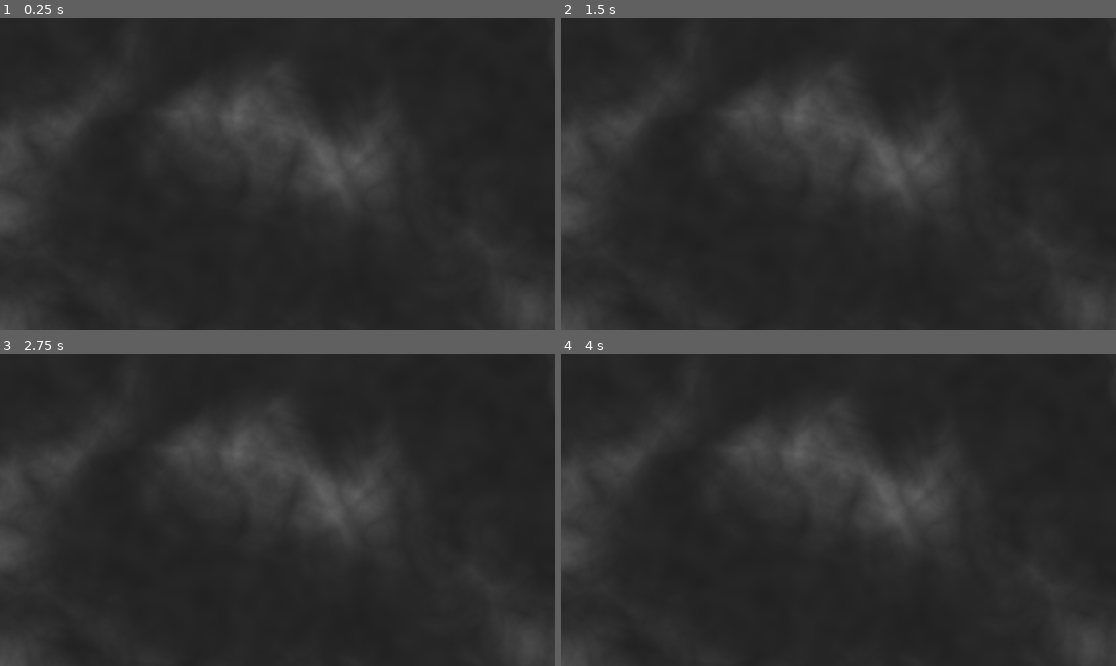
Above: before the commit, frames 1-4 (two rows, left to right).
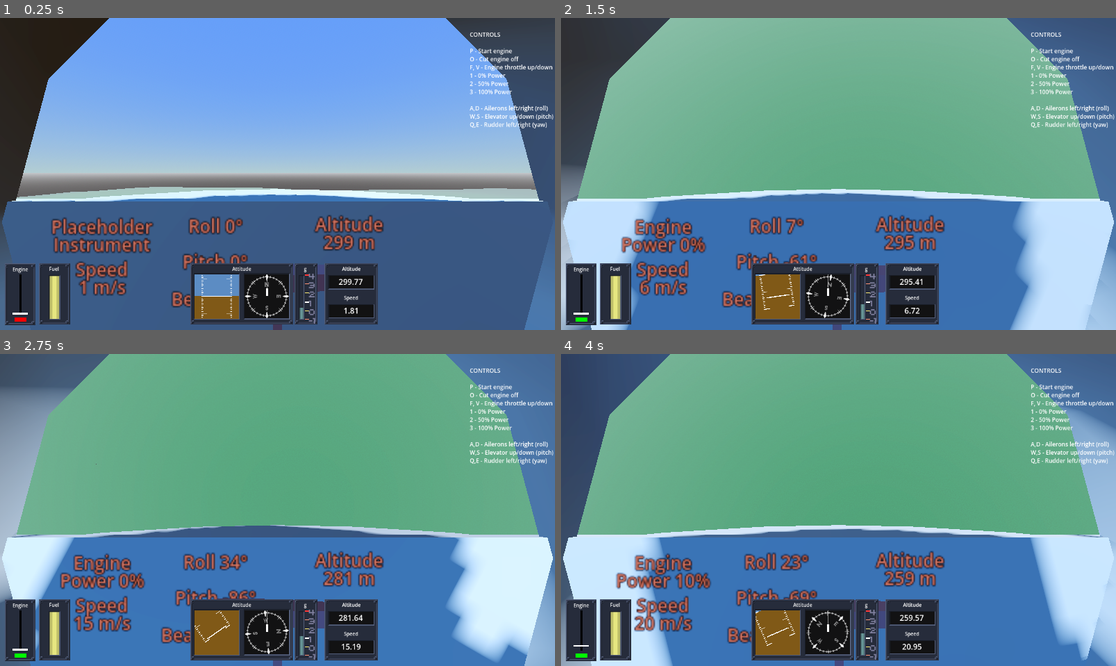
Above: after the commit, the same moments.

Repository: 100-Devs-1-Game/UndeadReckoning
Game: Godot game, scene res://test/terrain_generator_test.tscn
Two runs of this game, one before a commit and one after it. Both use one fixed random seed, a clock stepped at 60 frames per second and the inputs below. Before the commit the project starts from res://test/map_test.tscn. Sound files missing from this copy of the repository are replaced by a short silence.
Inputs (mouse positions are in pixels of both pictures, inside the frame that each line leads up to):
- Up to frame 1 (0.25 s): no input
- Up to frame 2 (1.5 s): tap Enter at 0.5 s; move the mouse to (960, 158) at 0.52 s; hold D 0.53-1.28 s; tap S (free_cam_back, bound only after the commit) at 0.6 s; tap Space at 0.77, 1.07 s; tap Q (free_cam_down, bound only after the commit) at 0.8, 1.35 s; move the mouse to (727, 189) at 1.27 s; hold A from 1.28 s (still down)
- Up to frame 3 (2.75 s): tap Space at 1.52, 1.82 s; tap W (free_cam_forward, bound only after the commit) at 1.55, 2.1 s; move the mouse to (333, 441) at 2.02 s; release A at 2.03 s; hold D from 2.03 s (still down); tap E (free_cam_up, bound only after the commit) at 2.3 s
- Up to frame 4 (4 s): move the mouse to (810, 572) at 2.77 s; tap E (free_cam_up, bound only after the commit) at 2.85 s; tap Space at 3.02, 3.32, 3.77 s; tap F at 3.05, 3.6 s; move the mouse to (1005, 556) at 3.52 s; release D at 3.53 s; hold A from 3.53 s (still down); tap S (free_cam_back, bound only after the commit) at 3.8 s

The runs differ from the first frame. In frame 1, 91% of the frame differs, in the area x 0-100%, y 0-100%; in frame 2, 91%; in frame 3, 95%; in frame 4, 95%.

Commit message:
Create terrain test

Diff:
--- a/src/project.godot
+++ b/src/project.godot
@@ -11,10 +11,33 @@
 [application]
 
 config/name="Undead Reckoning"
-run/main_scene="uid://c06kb4t34v4mn"
+run/main_scene="uid://blrp5413gnfjq"
 config/features=PackedStringArray("4.4", "GL Compatibility")
 config/icon="res://icon.svg"
 
 [editor_plugins]
 
 enabled=PackedStringArray("res://addons/script-ide/plugin.cfg")
+
+[input]
+
+free_cam_forward={
+"deadzone": 0.2,
+"events": [Object(InputEventKey,"resource_local_to_scene":false,"resource_name":"","device":-1,"window_id":0,"alt_pressed":false,"shift_pressed":false,"ctrl_pressed":false,"meta_pressed":false,"pressed":false,"keycode":0,"physical_keycode":87,"key_label":0,"unicode":119,"location":0,"echo":false,"script":null)
+]
+}
+free_cam_back={
+"deadzone": 0.2,
+"events": [Object(InputEventKey,"resource_local_to_scene":false,"resource_name":"","device":-1,"window_id":0,"alt_pressed":false,"shift_pressed":false,"ctrl_pressed":false,"meta_pressed":false,"pressed":false,"keycode":0,"physical_keycode":83,"key_label":0,"unicode":115,"location":0,"echo":false,"script":null)
+]
+}
+free_cam_up={
+"deadzone": 0.2,
+"events": [Object(InputEventKey,"resource_local_to_scene":false,"resource_name":"","device":-1,"window_id":0,"alt_pressed":false,"shift_pressed":false,"ctrl_pressed":false,"meta_pressed":false,"pressed":false,"keycode":0,"physical_keycode":69,"key_label":0,"unicode":101,"location":0,"echo":false,"script":null)
+]
+}
+free_cam_down={
+"deadzone": 0.2,
+"events": [Object(InputEventKey,"resource_local_to_scene":false,"resource_name":"","device":-1,"window_id":0,"alt_pressed":false,"shift_pressed":false,"ctrl_pressed":false,"meta_pressed":false,"pressed":false,"keycode":0,"physical_keycode":81,"key_label":0,"unicode":113,"location":0,"echo":false,"script":null)
+]
+}
--- /dev/null
+++ b/src/test/free_camera.gd
@@ -0,0 +1,22 @@
+extends Camera3D
+
+@export var move_speed: float= 500.0
+
+
+
+func _process(delta: float) -> void:
+	var inp: float= Input.get_axis("free_cam_back", "free_cam_forward")
+	position+= -global_basis.z * inp * move_speed * delta
+	inp= Input.get_axis("free_cam_down", "free_cam_up")
+	position.y+= inp * move_speed * 0.5 * delta
+
+
+func _input(event: InputEvent) -> void:
+	if event is InputEventKey:
+		if not event.is_pressed():
+			return
+
+		if event.keycode == KEY_F1:
+			current= true
+	elif event is InputEventMouseMotion:
+		rotate_y(deg_to_rad(-event.relative.x) * 0.1)
--- /dev/null
+++ b/src/test/terrain_generator_test.tscn
@@ -0,0 +1,74 @@
+[gd_scene load_steps=13 format=3 uid="uid://blrp5413gnfjq"]
+
+[ext_resource type="Script" uid="uid://sqf6y6dttjlp" path="res://game/game.gd" id="1_4mlvv"]
+[ext_resource type="Script" uid="uid://64ee4kogyt82" path="res://terrain/ChunkManager.gd" id="2_tpw1s"]
+[ext_resource type="PackedScene" uid="uid://cwhpy8mwx2xao" path="res://terrain/Chunk.tscn" id="3_3i8pq"]
+[ext_resource type="Resource" uid="uid://dnkjaetg3w1oe" path="res://terrain/new_terrain_generator.tres" id="4_o2urc"]
+[ext_resource type="PackedScene" uid="uid://2yq1l46lpknc" path="res://plane/our_aircraft.tscn" id="5_tm5sc"]
+[ext_resource type="PackedScene" uid="uid://4hscsbd3ay4s" path="res://example/scenes/CameraTripod/CameraTripod.tscn" id="6_4fvva"]
+[ext_resource type="Script" uid="uid://cougm86xu1xm7" path="res://test/free_camera.gd" id="7_sugxh"]
+
+[sub_resource type="ProceduralSkyMaterial" id="ProceduralSkyMaterial_r0du0"]
+sky_top_color = Color(0.246609, 0.468349, 1, 1)
+sky_horizon_color = Color(0.571907, 0.697864, 0.719706, 1)
+sky_cover_modulate = Color(0, 0, 0, 1)
+ground_horizon_color = Color(0.662243, 0.671743, 0.686743, 1)
+
+[sub_resource type="Sky" id="Sky_cm0pq"]
+sky_material = SubResource("ProceduralSkyMaterial_r0du0")
+
+[sub_resource type="Environment" id="Environment_fos0i"]
+background_mode = 2
+sky = SubResource("Sky_cm0pq")
+tonemap_mode = 2
+glow_enabled = true
+fog_enabled = true
+fog_density = 0.001
+fog_sky_affect = 0.161
+
+[sub_resource type="FastNoiseLite" id="FastNoiseLite_r0du0"]
+
+[sub_resource type="WorldBoundaryShape3D" id="WorldBoundaryShape3D_wkp8b"]
+
+[node name="Main" type="Node3D" node_paths=PackedStringArray("tripod", "aircraft")]
+script = ExtResource("1_4mlvv")
+cockpit_view = true
+tripod = NodePath("CameraTripod")
+aircraft = NodePath("Aircraft")
+
+[node name="WorldEnvironment" type="WorldEnvironment" parent="."]
+environment = SubResource("Environment_fos0i")
+
+[node name="DirectionalLight3D" type="DirectionalLight3D" parent="."]
+transform = Transform3D(-0.866025, -0.433013, 0.25, 0, 0.5, 0.866025, -0.5, 0.75, -0.433013, 0, 0, 0)
+shadow_enabled = true
+
+[node name="ChunkManager" type="Node3D" parent="." node_paths=PackedStringArray("player")]
+script = ExtResource("2_tpw1s")
+player = NodePath("../Camera3D")
+chunk_scene = ExtResource("3_3i8pq")
+terrain_generator = ExtResource("4_o2urc")
+render_distance = 16
+load_trigger_distance = 6
+update_interval = 0.2
+chunk_size_x = 128
+chunk_size_z = 128
+overall_scale = 1.0
+noise_path = SubResource("FastNoiseLite_r0du0")
+
+[node name="Aircraft" parent="." instance=ExtResource("5_tm5sc")]
+transform = Transform3D(1, 0, 0, 0, 1, 0, 0, 0, 1, 0, 300, 0)
+enable_builtin_interface = true
+
+[node name="CameraTripod" parent="." instance=ExtResource("6_4fvva")]
+TargetNode = NodePath("../Aircraft")
+
+[node name="Camera3D" type="Camera3D" parent="."]
+transform = Transform3D(1, 0, 0, 0, 1, 0, 0, 0, 1, 0, 200, 0)
+current = true
+script = ExtResource("7_sugxh")
+
+[node name="Dynamic Floor" type="StaticBody3D" parent="."]
+
+[node name="CollisionShape3D" type="CollisionShape3D" parent="Dynamic Floor"]
+shape = SubResource("WorldBoundaryShape3D_wkp8b")
Not shown, added: src/test/free_camera.gd.uid
